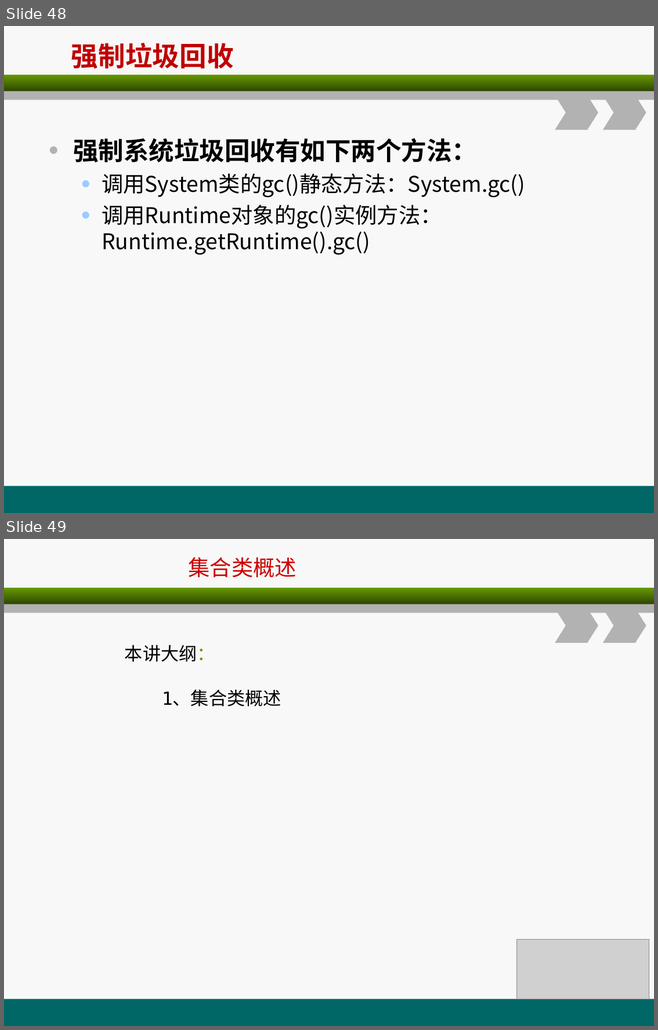
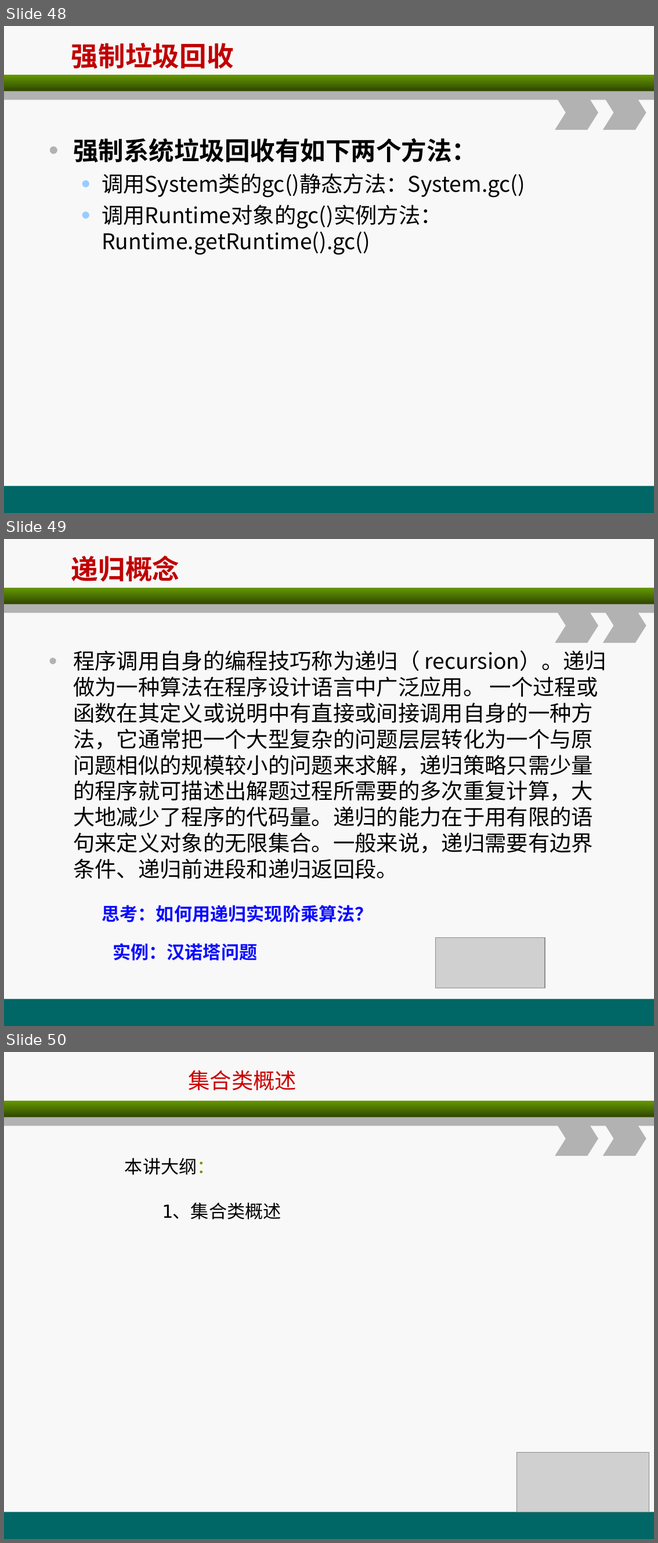
Before and after one commit to christwei/gitDoc, a slide deck: 课件/环宇/java编程基础/A3.ppt. Shown one above the other, each under a label of ours: slides 48 and 49 before the commit, slides 48, 49 and 50 after it. The pictures are 658x1030 and 658x1543 pixels, drawn with LibreOffice and Linux fonts; fonts in the diff are those of the drawing; grey boxes stand for pictures. Boxes give left, top, right and bottom in pixels: in the first picture for what was removed or moved away, otherwise in the second. Text is boxed around its words. In the diff, an @@ line names an element or a change of style, - is before the commit and + after.

```diff
--- a/课件/环宇/java编程基础/A3.ppt
+++ b/课件/环宇/java编程基础/A3.ppt
@@ slide 49 added at (x1=4, y1=539, x2=654, y2=1026), background #F8F8F8; not listed: 5 template elements that a slide beside it also shows @@
@@ text added at (x1=71, y1=555, x2=180, y2=582), 30 pt, text #C00000, bold @@
+递归概念
@@ text added at (x1=73, y1=650, x2=606, y2=879), 24 pt, text #000000 @@
+• 程序调用自身的编程技巧称为递归（ recursion）。递归做为一种算法在程序设计语言中广泛应用。 一个过程或函数在其定义或说明中有直接或间接调用自身的一种方法，它通常把一个大型复杂的问题层层转化为一个与原问题相似的规模较小的问题来求解，递归策略只需少量的程序就可描述出解题过程所需要的多次重复计算，大大地减少了程序的代码量。递归的能力在于用有限的语句来定义对象的无限集合。一般来说，递归需要有边界条件、递归前进段和递归返回段。
@@ text added at (x1=102, y1=905, x2=373, y2=922), 20 pt, text #0A0AFF, bold @@
+思考：如何用递归实现阶乘算法？
@@ picture added at (x1=436, y1=938, x2=545, y2=988) @@
@@ text added at (x1=112, y1=943, x2=257, y2=961), 20 pt, text #0A0AFF, bold @@
+实例：汉诺塔问题
@@ what was slide 49 is now slide 50 @@
```
Also in this commit, not shown: 1 other slide added, 5 other files.
